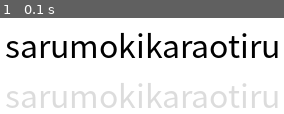
Above: before the commit, frame 1.
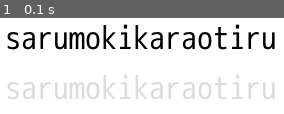
Above: after the commit, the same moment.

Repository: FLT4613/pygame-test
Game: pygame game, started from main.py
The game is run twice, just before and just after one commit, with the same random seed, the same clock (stepped at 60 frames per second) and the same inputs.
Inputs:
- Up to frame 1 (0.1 s): no input

The runs differ from the first frame. In frame 1, 22% of the frame differs, in the area x 2-98%, y 6-94%.

Commit message:
日本語対応の等幅フォントを適用する

Diff:
--- a/main.py
+++ b/main.py
@@ -102,7 +102,7 @@
 # enemy = Enemy()
 # enemy.rect.center = (240, 300)
 
-words_font = pygame.font.SysFont('Meiryo UI', 32)
+words_font = pygame.font.Font('migu-1m-regular.ttf', 32)
 input_chrs = []
 remain_chrs = []
 
Binary file added: migu-1m-regular.ttf
